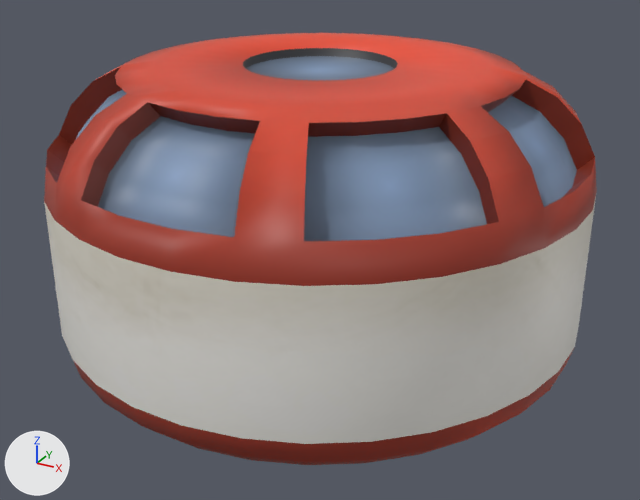
The Blender file Models/MKS_Workspace/Assets/module/Workspace.blend, before and after one commit.
Both versions are drawn from a camera (50 mm lens) standing at (1.92, -3.48, 1.51) and looking at (0.04, -0.07, -0.2). The lights are fixed; the arrows at lower left show +X, +Y and +Z.

Names of what the first picture shows: 'Module'.
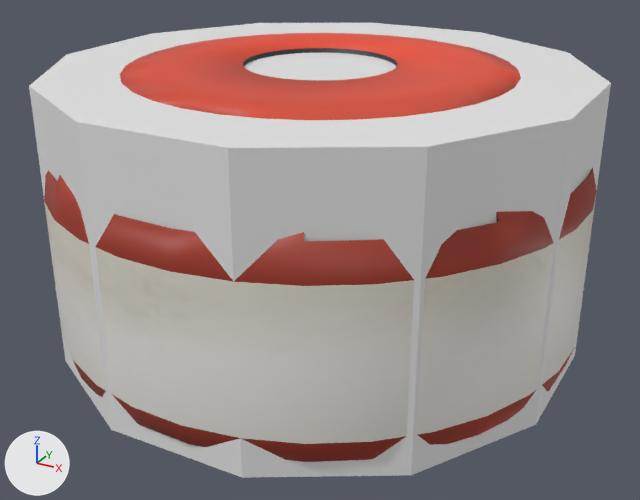
Pixel boxes (x1, y1, x2, y2) of what changed, in the pictures (640 x 500 px):
'Mesh', shown
    after: (29, 23, 611, 478)

Diff of the bpy script that builds the scene:
```diff
--- a/Models/MKS_Workspace/Assets/module/Workspace.blend.py
+++ b/Models/MKS_Workspace/Assets/module/Workspace.blend.py
@@ ob_mesh @@
 ob_mesh.location = (0.0, 0.0, 0.0)
-ob_mesh.hide_viewport = True
+ob_mesh.scale = (1.0, 1.0, 0.97)
```
